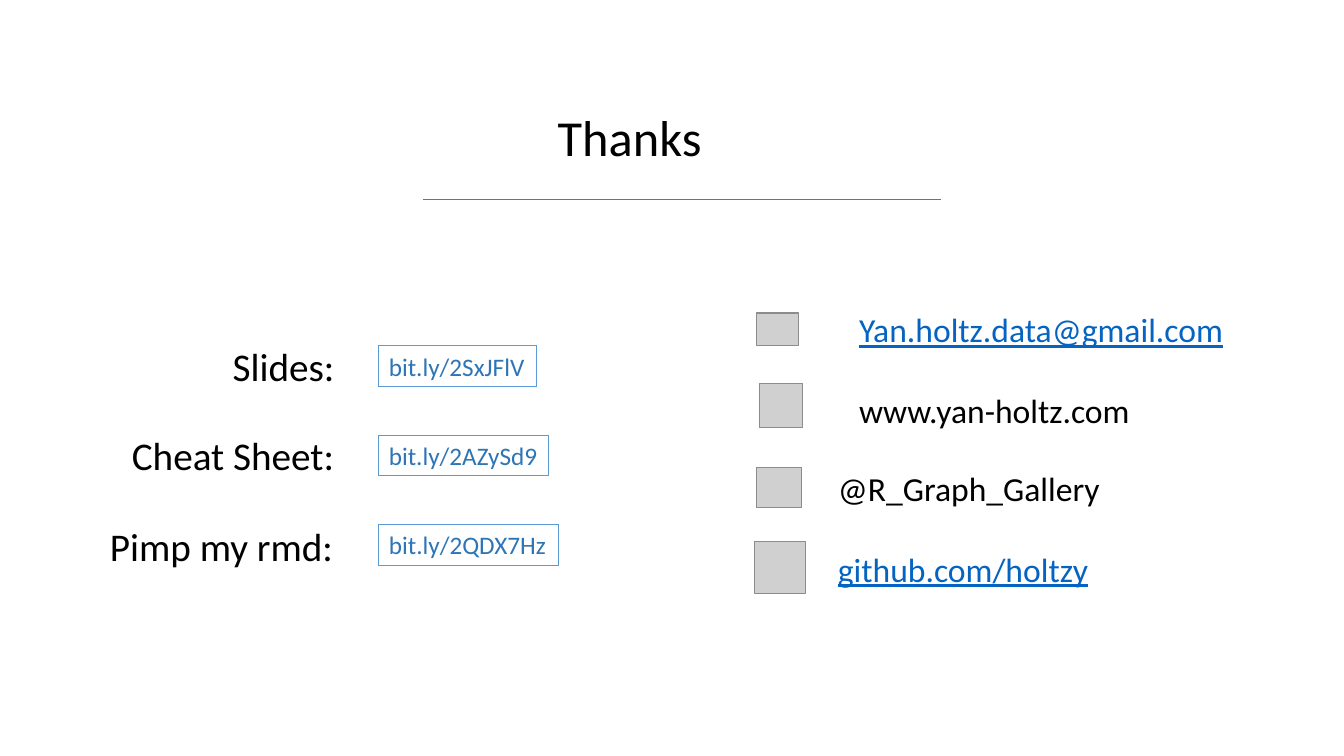
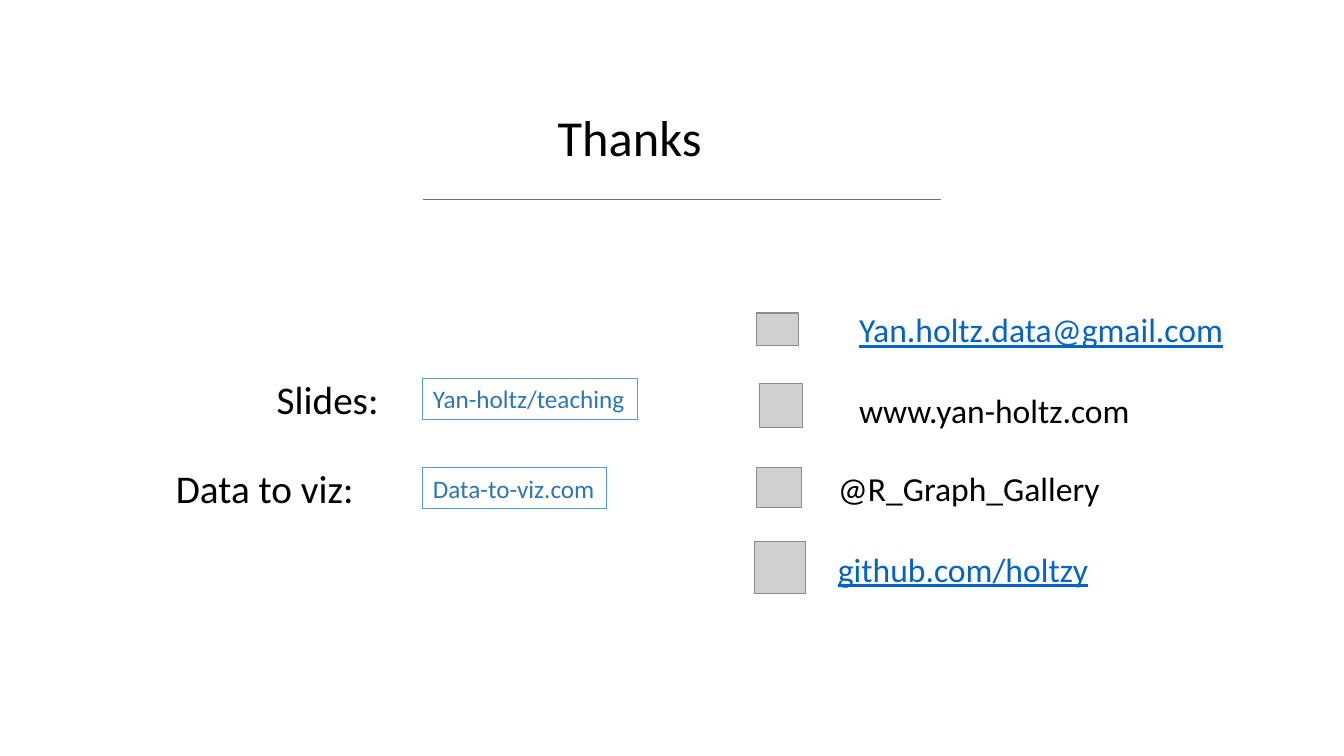
Before and after one commit to holtzy/Teaching, a slide deck: slide 31 of Dataviz_Caveats.pptx (slide 4 before the commit). Drawn at 1344x756 pixels with LibreOffice and Linux fonts; fonts in the diff are those of the drawing; grey boxes stand for pictures; background and template pictures are left out. Boxes give left, top, right and bottom in pixels: in the first picture for what was removed or moved away, otherwise in the second. Text is boxed around its words. In the diff, an @@ line names an element or a change of style, - is before the commit and + after.

```diff
--- a/Dataviz_Caveats.pptx
+++ b/Dataviz_Caveats.pptx
@@ rectangle removed at (379,346,536,386) @@
-bit.ly/2SxJFlV
@@ text "Slides:": place and size @@
-text "Slides:" at (233,353,335,382)
+text "Slides:" at (277,386,379,415)
@@ rectangle added at (423,378,638,418), outline #5B9BD5 0.75 pt, 18 pt, text #2E75B6 @@
+Yan-holtz/teaching
@@ text removed at (132,442,334,471) @@
-Cheat Sheet:
@@ rectangle removed at (379,436,549,476) @@
-bit.ly/2AZySd9
@@ text added at (176,476,354,504), 28 pt, text #000000 @@
+Data to viz:
@@ rectangle added at (423,468,607,508), outline #5B9BD5 0.75 pt, 18 pt, text #2E75B6 @@
+Data-to-viz.com
@@ text removed at (110,533,333,568) @@
-Pimp my rmd:
@@ rectangle removed at (379,525,559,566) @@
-bit.ly/2QDX7Hz
```
Also in this commit, not shown: 29 slides added, 2 slides removed, 1 other file.
